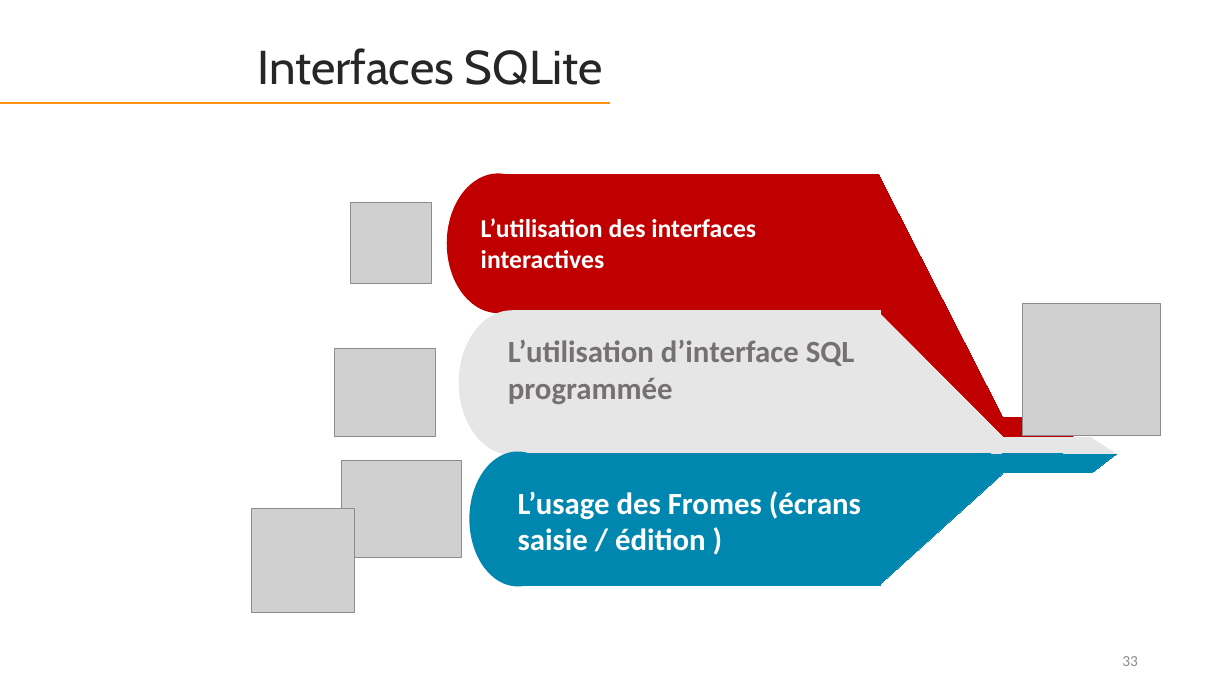
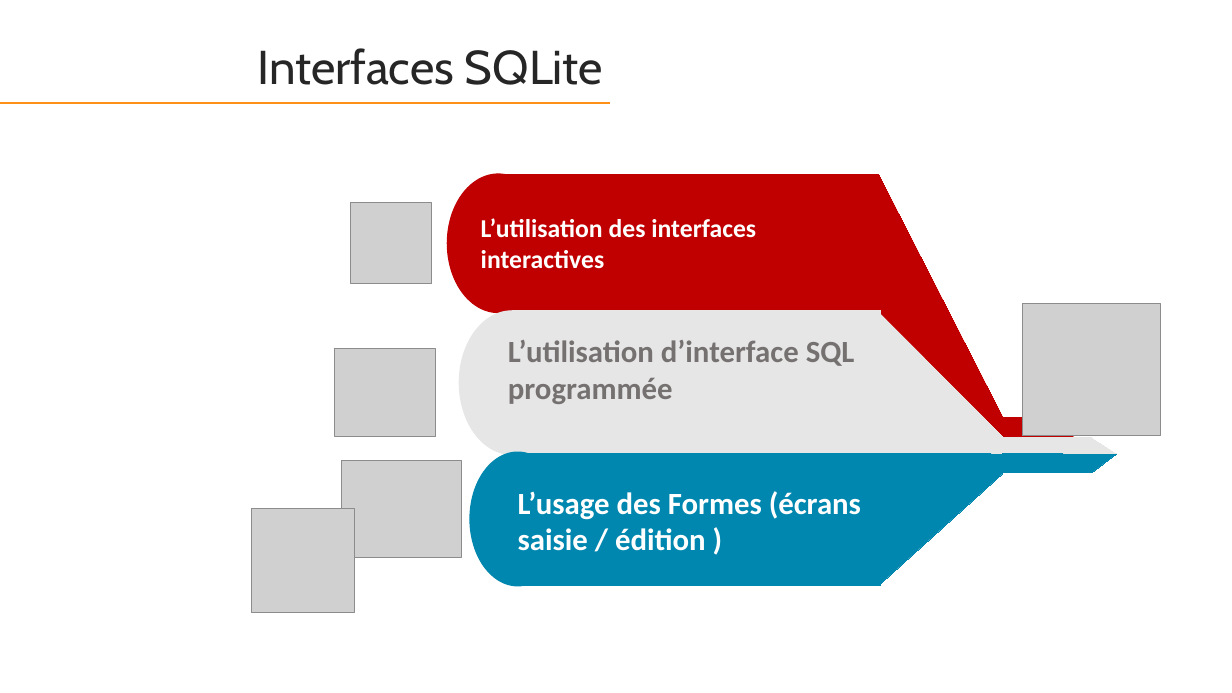
Before and after one commit to web-ai-master/academic-projects, a slide deck: slide 33 of Architecture SGBD/Project/presentation/Presentation-projet-SQLite.pptx. Drawn at 1232x693 pixels with LibreOffice and Linux fonts; fonts in the diff are those of the drawing; grey boxes stand for pictures. Boxes give left, top, right and bottom in pixels: in the first picture for what was removed or moved away, otherwise in the second. Text is boxed around its words. In the diff, an @@ line names an element or a change of style, - is before the commit and + after.

```diff
--- a/Architecture SGBD/Project/presentation/Presentation-projet-SQLite.pptx
+++ b/Architecture SGBD/Project/presentation/Presentation-projet-SQLite.pptx
@@ text at box(518, 491, 861, 551): text changed @@
-L’usage des Fromes (écrans saisie / édition )
+L’usage des Formes (écrans saisie / édition )
@@ page number removed at box(1122, 656, 1138, 666) @@
-33
```
Also in this commit, not shown: 53 other slides changed, 1 slide added, 1 slide removed, 19 other files.
